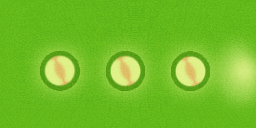
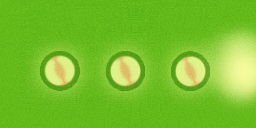
Revision of a layered 256x128 image; what changed, layer by layer:
painted on "Light Paint" over [193, 19, 256, 109]
